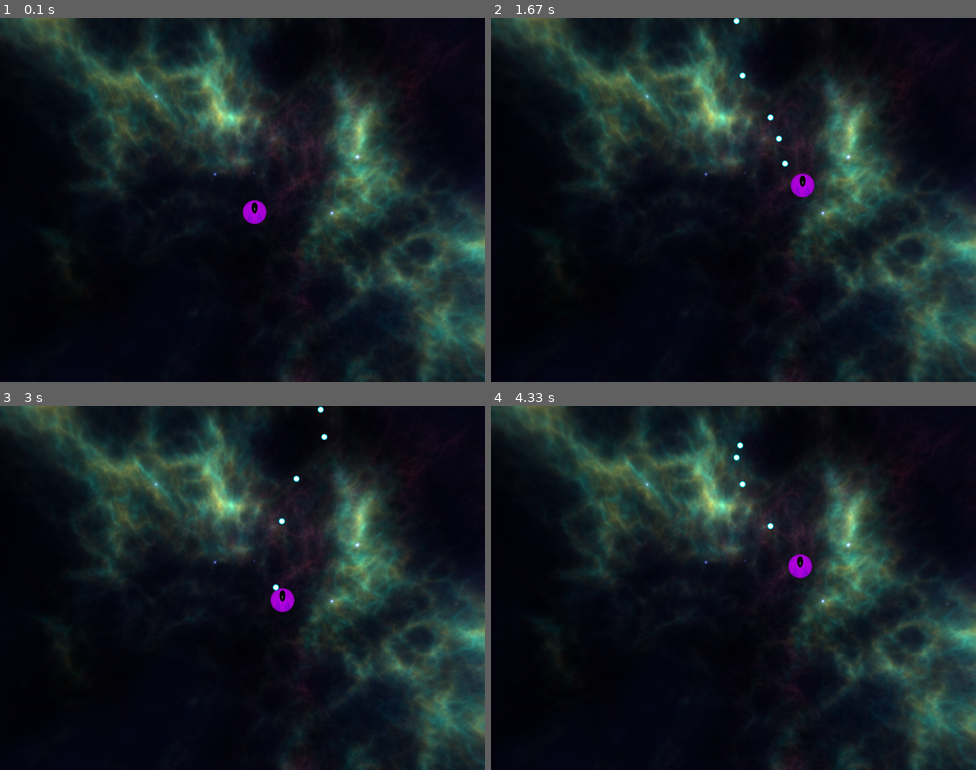
Above: before the commit, frames 1-4 (two rows, left to right).
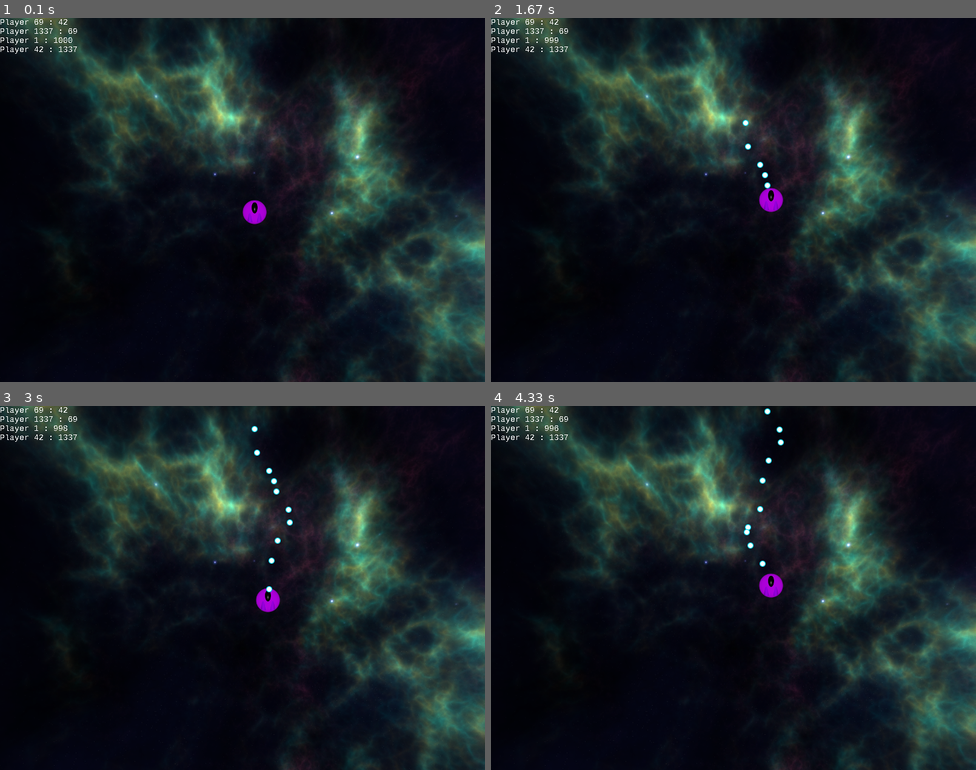
Above: after the commit, the same moments.

Repository: LostOxygen/ReMu-Agent-Env
Game: pygame game, started from main.py
Same seed, same stepped clock (60 frames per second), same inputs: the game is played once before the commit and once after it.
Inputs:
- Up to frame 1 (0.1 s): no input
- Up to frame 2 (1.67 s): tap Space at 0.33, 0.73, 1.03, 1.23, 1.57 s; hold Right 0.67-1.13 s; hold Up 1.17-1.47 s; hold Right from 1.5 s (still down)
- Up to frame 3 (3 s): tap Space at 1.87, 2.07, 2.37, 2.63, 2.97 s; release Right at 1.97 s; hold Left 2-2.53 s; hold Down 2.57-2.87 s; hold Left from 2.9 s (still down)
- Up to frame 4 (4.33 s): tap Space at 3.27, 3.4, 3.8, 4.1 s; release Left at 3.3 s; hold Up 3.33-3.7 s; hold Right from 3.73 s (still down)

The runs differ from the first frame. In frame 1, 0.2% of the frame differs, in the area x 0-16%, y 0-10%; in frame 2, 0.9%; in frame 3, 0.8%; in frame 4, 1.0%, in the area x 0-67%, y 0-53%.

Commit message:
added scoreboard and score_decrease implementation

Diff:
--- a/ai_wars/bullet.py
+++ b/ai_wars/bullet.py
@@ -5,7 +5,7 @@
 
 class Bullet():
 	"""Bullet class with functions for moving and drawing"""
-	def __init__(self, x: int, y: int, height: int, width: int,
+	def __init__(self, x: int, y: int, height: int, width: int, \
 				 sprite: pygame.Surface, velocity: Vector2):
 		self.x = x
 		self.y = y
@@ -15,9 +15,6 @@
 		self.velocity = velocity
 
 	def move(self) -> None:
+		"""public method to move the bullet"""
 		self.x = self.x + self.velocity.x
 		self.y = self.y + self.velocity.y
-
-	def draw(self, surface: pygame.Surface) -> None:
-		# bullet_position = pygame.Rect(self.x, self.y, self.height, self.width)
-		surface.blit(self.sprite, (self.x, self.y))
--- a/ai_wars/enums.py
+++ b/ai_wars/enums.py
@@ -1,5 +1,6 @@
 """enum class for several enum implementations"""
 from enum import Enum
+import pygame
 
 
 class EnumAction(Enum):
--- a/ai_wars/game_class.py
+++ b/ai_wars/game_class.py
@@ -6,75 +6,133 @@
 from ai_wars.spaceship import Spaceship
 from ai_wars.enums import EnumAction
 
+DECREASE_SCORE_EVENT = pygame.USEREVENT + 0
 
 class GameClass:
 	"""MainGameClass"""
 	def __init__(self):
 
 		pygame.init()
+		pygame.font.init()
+		self.font = pygame.font.SysFont("consolas", 15)
+		self.font_width = self.font.size("X")[0]
+		self.font_height = self.font.size("X")[1]
 		self.screen = pygame.display.set_mode((800, 600))
 		self.clock = pygame.time.Clock()
 		self.background = load_sprite("ai_wars/img/space.png", False)
-		self.bullets = []
-		self.spaceship = Spaceship(400, 300, 40, 40,
-								   load_sprite("ai_wars/img/spaceship.png"),
-								   self.bullets.append, self.screen)
+		self.bullets = [] # list with all bullets in the game
+		self.spaceships = [] # list with every spaceship in the game
+		self.spaceship = Spaceship(400, 300, 40, 40, \
+								   load_sprite("ai_wars/img/spaceship.png"), \
+								   self.bullets.append, self.screen, "Player 1")
+		# append the spaceship to the list of spaceships, later the game will append the
+		# spaceships of every player to this list
+		self.spaceships.append(self.spaceship)
+		self.leaderboard = {}
+
+		# initialize timer and delta_time
+		self.clock = pygame.time.Clock()
+		self.delta_time = 0
+		self.time_elapsed_since_last_action = 0
+
+		# initialize custom event timer
+		self.decrease_score_event = pygame.event.Event(DECREASE_SCORE_EVENT, message="decrease score")
+		pygame.time.set_timer(self.decrease_score_event, 1000)
 
 	def main_loop(self) -> None:
 		"""main loop for input handling, game logic and rendering"""
 		while True:
-			self._handle_input()
+			self.delta_time = self.clock.tick()
+			self.time_elapsed_since_last_action += self.delta_time
+
+			self._handle_events()
 			self._process_game_logic()
 			self._draw()
 
-	def _handle_input(self) -> None:
+			self.clock.tick(75)
+
+	def _handle_events(self) -> None:
 		"""Private helper method to listen for and process input via
 			pygame events
 		"""
 		for event in pygame.event.get():
-			if event.type == pygame.QUIT or (event.type == pygame.KEYDOWN \
-				and event.key == pygame.K_ESCAPE):
-				sys.exit()
-			elif (
-					self.spaceship
-					and event.type == pygame.KEYDOWN
-					and event.key == pygame.K_SPACE
-			):
-				self.spaceship.shoot()
+			print(event)
+			match event:
+				# check if the game should be closed
+				case event if event.type == pygame.QUIT or \
+					 (event.type == pygame.KEYDOWN and event.key == pygame.K_ESCAPE):
+					sys.exit()
 
+				# check if the space bar got pressed -> shoot
+				case _ if event.type == pygame.KEYDOWN and event.key == pygame.K_SPACE:
+					if self.spaceship:
+						self.spaceship.shoot()
+
+				# decrease the score of the players (event gets fired every second)
+				case _ if event.type == pygame.USEREVENT+0:
+					print("hello")
+					for spaceship in self.spaceships:
+						spaceship.score -= 1
+
+		# check whick keys eare pressed
 		is_key_pressed = pygame.key.get_pressed()
 
-		if is_key_pressed[pygame.K_UP]:
-			self.spaceship.move(EnumAction.FORWARD)
+		match is_key_pressed:
+			case is_key_pressed if is_key_pressed[pygame.K_LEFT]:
+				self.spaceship.move(EnumAction.LEFT)
+			case is_key_pressed if is_key_pressed[pygame.K_RIGHT]:
+				self.spaceship.move(EnumAction.RIGHT)
+			case is_key_pressed if is_key_pressed[pygame.K_UP]:
+				self.spaceship.move(EnumAction.FORWARD)
+			case is_key_pressed if is_key_pressed[pygame.K_DOWN]:
+				self.spaceship.move(EnumAction.BACKWARDS)
 
-		if is_key_pressed[pygame.K_DOWN]:
-			self.spaceship.move(EnumAction.BACKWARDS)
+	def _draw_leaderboard(self, screen) -> None:
+		"""private method to draw the leaderboard on the given screen"""
+		for pos, (player, score) in enumerate(self.leaderboard.items()):
+			score_string = f"{player} : {score}"
+			text_surface = self.font.render(score_string, False, (255, 255, 255))
+			screen.blit(text_surface, (0, self.font_height*pos))
 
-		if is_key_pressed[pygame.K_RIGHT]:
-			self.spaceship.move(EnumAction.RIGHT)
-
-		if is_key_pressed[pygame.K_LEFT]:
-			self.spaceship.move(EnumAction.LEFT)
 
 	def _draw(self) -> None:
+		"""private method to draw the game"""
+
+		# draw the background
 		self.screen.blit(self.background, (0, 0))
-		self.spaceship.draw(self.screen)
 
-		# Debugging:
-		# print(len(self.bullets))
+		# draw the spaceship
+		self.screen.blit(self.spaceship.sprite, (self.spaceship.x, self.spaceship.y))
+
+		# rendering loop to draw all bullets
 		for bullet in self.bullets:
-			if (bullet.x > self.screen.get_width() or
-				bullet.x < 0 or
-				bullet.y > self.screen.get_height() or
-				bullet.y < 0):
+			# if the bullet is out of the screen, let it despawn
+			if bullet.x > self.screen.get_width() or \
+			   bullet.x < 0 or \
+			   bullet.y > self.screen.get_height() or \
+			   bullet.y < 0:
 				self.bullets.remove(bullet)
 				del bullet
 			else:
-				bullet.draw(self.screen)
+				self.screen.blit(bullet.sprite, (bullet.x, bullet.y))
+
+
+		# draw leaderboard
+		self._draw_leaderboard(self.screen)
 
 		pygame.display.flip()
-		self.clock.tick(75)
 
 	def _process_game_logic(self) -> None:
+		"""private method to process game logic"""
+
+		# loop over every bullet and update its position
 		for bullet in self.bullets:
 			bullet.move()
+
+		# update the leaderboard
+		for ship in self.spaceships:
+			self.leaderboard[ship.name] = ship.score
+			self.leaderboard["Player 1337"] = 69
+			self.leaderboard["Player 69"] = 42
+			self.leaderboard["Player 42"] = 1337
+		self.leaderboard = dict(sorted(self.leaderboard.items(), key=lambda x: x[1], reverse=False))
--- a/ai_wars/spaceship.py
+++ b/ai_wars/spaceship.py
@@ -2,6 +2,7 @@
 from typing import Callable
 import pygame
 from pygame.math import Vector2
+import numpy as np
 
 from ai_wars.enums import EnumAction
 from ai_wars.bullet import Bullet
@@ -12,9 +13,11 @@
 
 class Spaceship():
 	"""spaceship class with functions for moving, drawing and shooting"""
-	def __init__(self, x: int, y: int, height: int, width: int,
-				 sprite: pygame.sprite.Sprite, bullet_append_func: Callable[[Bullet], None],
-				 surface: pygame.Surface):
+
+	def __init__(self, x: int, y: int, height: int, width: int, \
+				 sprite: pygame.sprite.Sprite, \
+				 bullet_append_func: Callable[[Bullet], None], \
+				 surface: pygame.Surface, name: str):
 		self.x = x
 		self.y = y
 		self.height = height
@@ -24,12 +27,11 @@
 		self.direction = Vector2(UP)
 		self.surface = surface
 		self.velocity = 2
-
-	def draw(self, surface: pygame.Surface) -> None:
-		#player_rec = pygame.Rect(self.x, self.y, self.height, self.width)
-		surface.blit(self.sprite, (self.x, self.y))
+		self.score = 1000 # start with a score of 1000 and reduce over time and per hit
+		self.name = name # name is equivalent to an player ID
 
 	def move(self, action: EnumAction) -> None:
+		"""public method to move the ship in the direction of the action"""
 		if action == EnumAction.FORWARD and self.y - self.velocity > 0:
 			self.y -= self.velocity
 
@@ -45,7 +47,12 @@
 			self.x -= self.velocity
 
 	def shoot(self) -> None:
+		"""public method to create a bullet and append it to the bullet list"""
 		bullet_velocity = self.direction * 3
-		bullet = Bullet(self.x, self.y, self.height, self.width,
+		bullet = Bullet(self.x+np.floor(self.width/2)-5, self.y, self.height, self.width, \
 						load_sprite("ai_wars/img/bullet.png"), bullet_velocity)
 		self.bullet_append(bullet)
+
+	def got_hit(self) -> None:
+		"""public method to decrease the score, everytime the ship got hit"""
+		self.score -= 10
Empty file added: ai_wars/__init__.py
